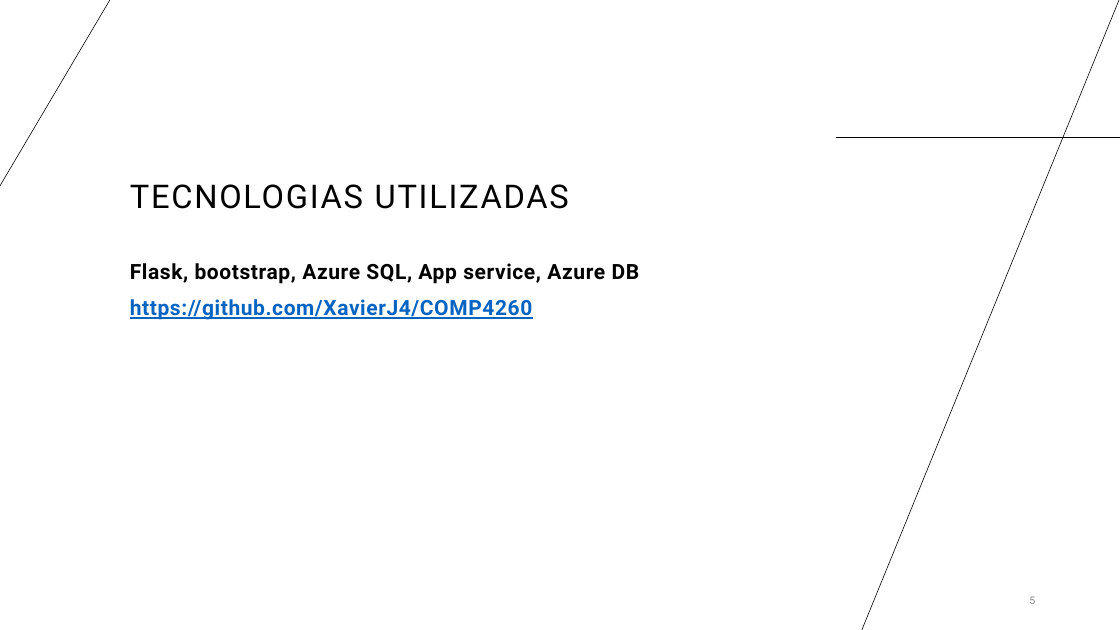
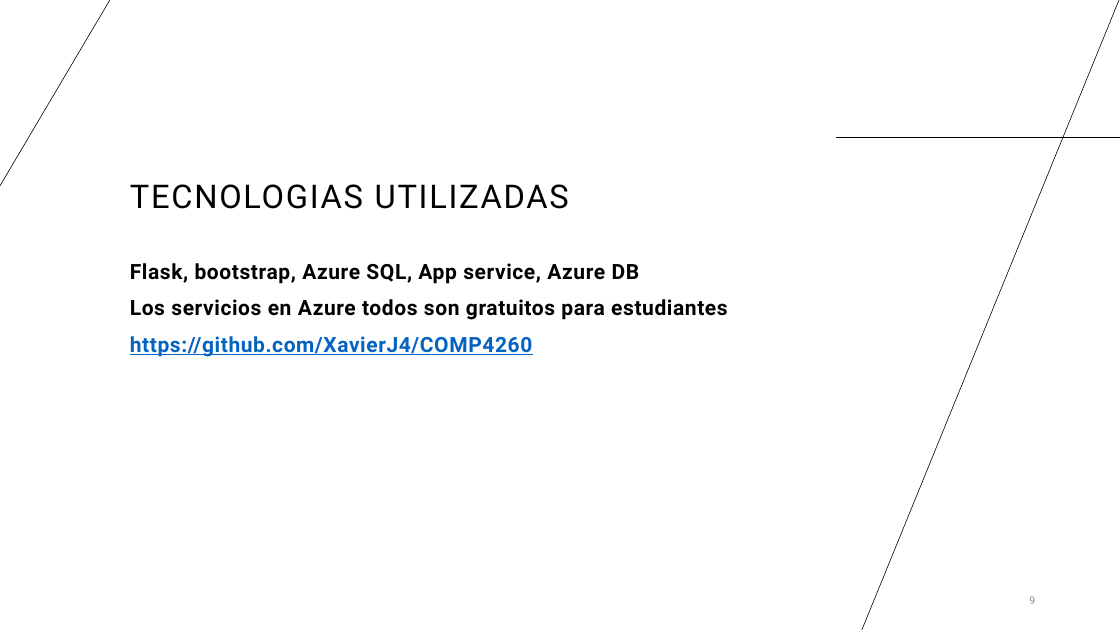
Before and after one commit to XavierJ4/COMP4260, a slide deck: slide 9 of FinalProject-Cloud.pptx (slide 5 before the commit). Drawn at 1120x630 pixels with LibreOffice and Linux fonts; fonts in the diff are those of the drawing. Boxes give left, top, right and bottom in pixels: in the first picture for what was removed or moved away, otherwise in the second. Text is boxed around its words. In the diff, an @@ line names an element or a change of style, - is before the commit and + after.

```diff
--- a/FinalProject-Cloud.pptx
+++ b/FinalProject-Cloud.pptx
@@ text at (x1=130, y1=299, x2=727, y2=320): paragraph added @@
+Los servicios en Azure todos son gratuitos para estudiantes
```
Also in this commit, not shown: 2 other slides changed, 4 slides added.
